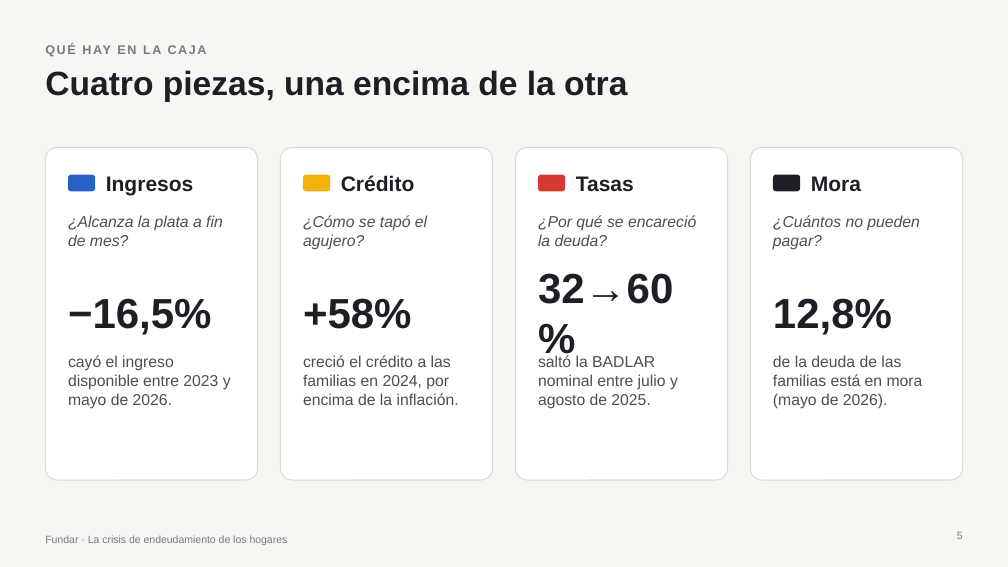
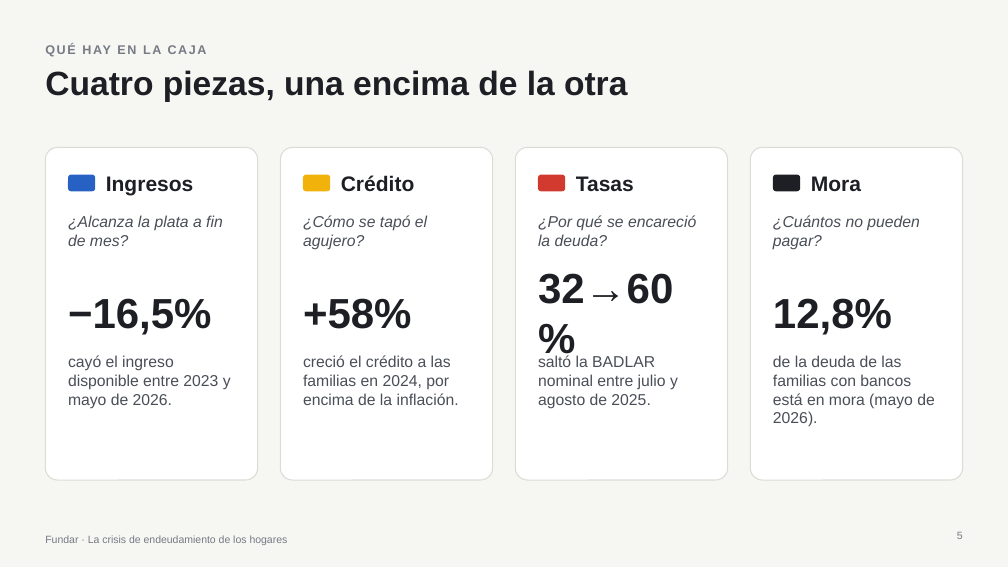
Before and after one commit to elibman36/precios-uber-aeropuertos, a slide deck: slide 5 of presentaciones/crisis_fundar_ladrillos.pptx. Drawn at 1008x567 pixels with LibreOffice and Linux fonts; fonts in the diff are those of the drawing. Boxes give left, top, right and bottom in pixels: in the first picture for what was removed or moved away, otherwise in the second. Text is boxed around its words. In the diff, an @@ line names an element or a change of style, - is before the commit and + after.

```diff
--- a/presentaciones/crisis_fundar_ladrillos.pptx
+++ b/presentaciones/crisis_fundar_ladrillos.pptx
@@ text at <box>773,355,935,426</box>: text changed @@
-de la deuda de las familias está en mora (mayo de 2026).
+de la deuda de las familias con bancos está en mora (mayo de 2026).
```
Also in this commit, not shown: 1 other slide changed, 1 other file.
